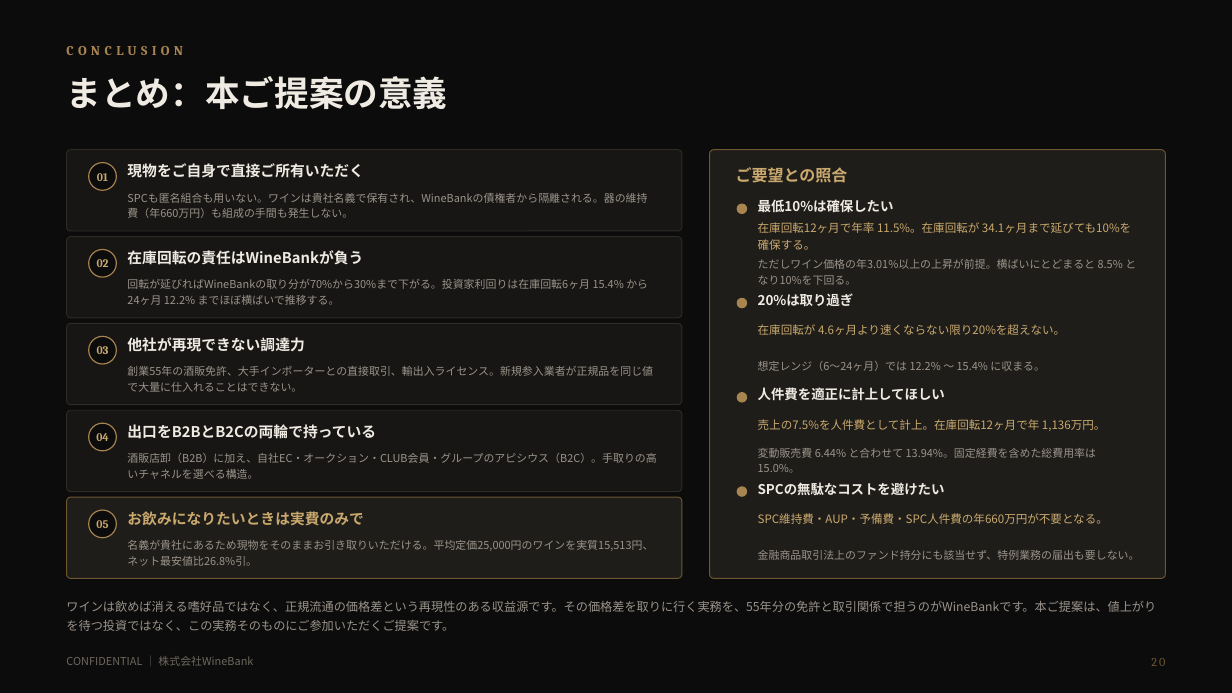
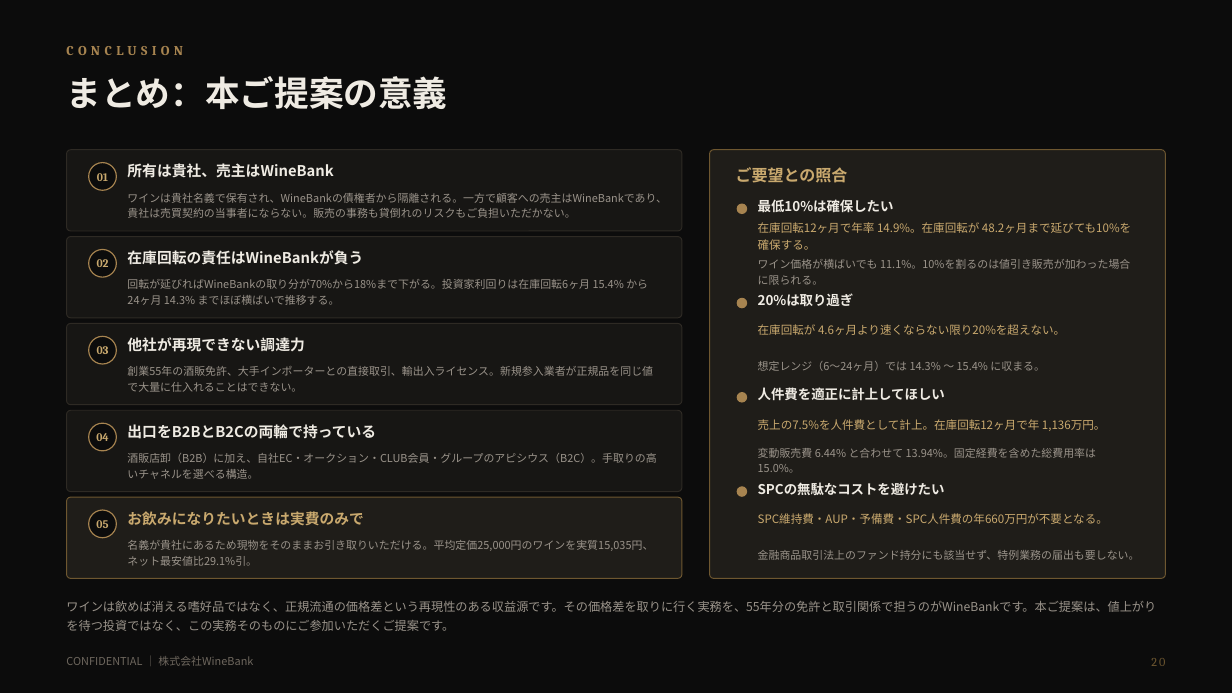
Before and after one commit to nakano-winebank/wine-auction, a slide deck: slide 21 of docs/wine-fund/WineBank_ワイン現物投資のご提案_倉持案_直接所有委託販売_1億円_20260820.pptx. Drawn at 1232x693 pixels with LibreOffice and Linux fonts; fonts in the diff are those of the drawing. Boxes give left, top, right and bottom in pixels: in the first picture for what was removed or moved away, otherwise in the second. Text is boxed around its words. In the diff, an @@ line names an element or a change of style, - is before the commit and + after.

Commit message:
倉持案v2：配分ティアを主線14.9%に組み直し、顧客への売主をWineBankに明記
【1】配分ティアの組み直し
主線（在庫回転12ヶ月）で投資家利回り15%弱とするため、12ヶ月の段を60%→48%に
引き下げた。12ヶ月の段だけを動かすと「12ヶ月以内48% < 18ヶ月未満50%」となり
回転が遅いほどWineBankの取り分が増える逆転が起きるため、ラダー全体を組み直した。

  70 / 60 / 50 / 40 / 30  →  70 / 59 / 48 / 38 / 28 / 18

9ヶ月の段を新設したのは、6ヶ月70%から12ヶ月48%へ一段で落とすと境界の段差が
22ポイントとなり、境界直前に値引きしてでも売り切る誘因が強くなりすぎるため。
段を挟むことで最大段差は11ポイントに収まる。

結果、投資家利回り（年率）は回転6〜36ヶ月で11.4〜15.4%となり、20%超過も
10%割れも生じない。主線12ヶ月は11.5%→14.9%。

これに伴い、値上がり前提の位置づけが変わった。投資家の取り分が増えたことで
横ばい（0%）でも主線で11.1%を確保するため、値上がりは10%確保の前提条件では
なくなった。10%を割る唯一の経路は値引き販売となる。値上がりページ・下振れページ・
リスクページ・まとめページの記述を実態に合わせて書き直した。

【2】顧客に対する売主をWineBankに明記
投資家が売買契約の当事者になると事務負担と回収リスクを負うため、問屋型の
委託販売として売主をWineBankとすることを資料上で明確にした。請求書発行・
代金回収・クレーム対応・返品はWineBankが行い、貸倒れもWineBankが負担する。
スキーム図・v1比較表・委託販売ページ・リスクページ・ご投資条件・まとめに反映。
委託販売では税務上の売上が委託者に立つため、消費税の取扱いを要確認事項に追加した。

全22枚をレンダリングして目視確認し、列幅の合計とティアの単調性を機械検証した。

```diff
--- a/docs/wine-fund/WineBank_ワイン現物投資のご提案_倉持案_直接所有委託販売_1億円_20260820.pptx
+++ b/docs/wine-fund/WineBank_ワイン現物投資のご提案_倉持案_直接所有委託販売_1億円_20260820.pptx
@@ text at (x1=127, y1=163, x2=333, y2=178): text changed @@
-現物をご自身で直接ご所有いただく
+所有は貴社、売主はWineBank
@@ text at (x1=127, y1=193, x2=667, y2=218): text changed @@
-SPCも匿名組合も用いない。ワインは貴社名義で保有され、WineBankの債権者から隔離される。器の維持費（年660万円）も組成の手間も発生しない。
+ワインは貴社名義で保有され、WineBankの債権者から隔離される。一方で顧客への売主はWineBankであり、貴社は売買契約の当事者にならない。販売の事務も貸倒れのリスクもご負担いただかない。
@@ text at (x1=758, y1=222, x2=1131, y2=250): text changed @@
-在庫回転12ヶ月で年率 11.5%。在庫回転が 34.1ヶ月まで延びても10%を確保する。
+在庫回転12ヶ月で年率 14.9%。在庫回転が 48.2ヶ月まで延びても10%を確保する。
@@ text at (x1=758, y1=259, x2=1130, y2=285): text changed @@
-ただしワイン価格の年3.01%以上の上昇が前提。横ばいにとどまると 8.5% となり10%を下回る。
+ワイン価格が横ばいでも 11.1%。10%を割るのは値引き販売が加わった場合に限られる。
@@ text at (x1=127, y1=279, x2=648, y2=305): text changed @@
-回転が延びればWineBankの取り分が70%から30%まで下がる。投資家利回りは在庫回転6ヶ月 15.4% から24ヶ月 12.2% までほぼ横ばいで推移する。
+回転が延びればWineBankの取り分が70%から18%まで下がる。投資家利回りは在庫回転6ヶ月 15.4% から24ヶ月 14.3% までほぼ横ばいで推移する。
@@ text at (x1=758, y1=361, x2=1045, y2=371): text changed @@
-想定レンジ（6〜24ヶ月）では 12.2% 〜 15.4% に収まる。
+想定レンジ（6〜24ヶ月）では 14.3% 〜 15.4% に収まる。
@@ text at (x1=127, y1=540, x2=653, y2=566): text changed @@
-名義が貴社にあるため現物をそのままお引き取りいただける。平均定価25,000円のワインを実質15,513円、ネット最安値比26.8%引。
+名義が貴社にあるため現物をそのままお引き取りいただける。平均定価25,000円のワインを実質15,035円、ネット最安値比29.1%引。
```
Also in this commit, not shown: 12 other slides changed, 4 other files.
